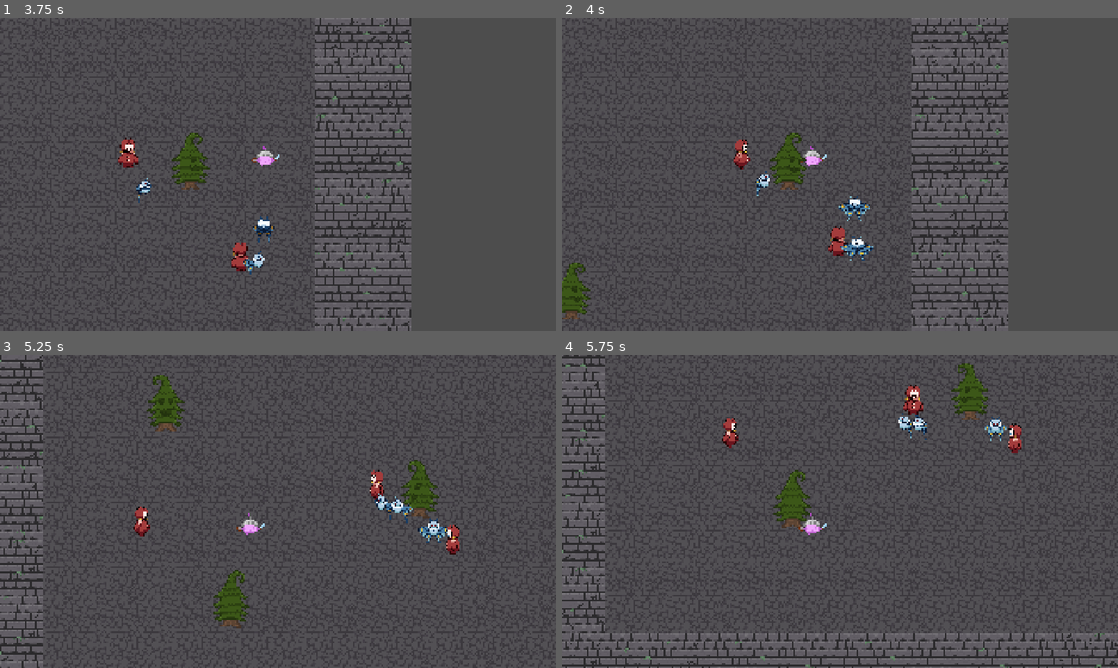
Above: before the commit, frames 1-4 (two rows, left to right).
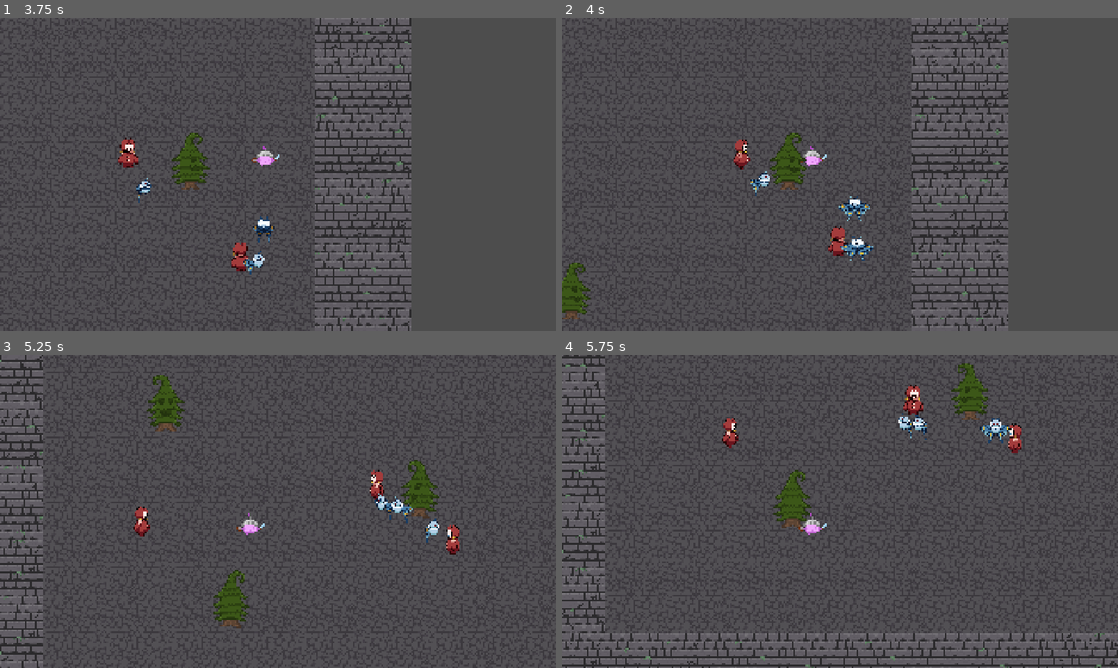
Above: after the commit, the same moments.

Repository: Mystievous/2025-mini-level-1
Game: Godot game, scene res://dev_workspaces/artemis/enemies/enemy_test_scene.tscn
Same seed, same stepped clock (60 frames per second), same inputs: the game is played once before the commit and once after it. The project has no main scene, so this scene is started directly.
Inputs:
- Up to frame 1 (3.75 s): tap Enter (ui_accept) at 0.5, 0.77, 1.52, 3.02 s; hold Right (ui_right) 0.53-1.28 s; hold Down (ui_down) 1.28-2.03 s; hold Right (ui_right) 2.03-2.78 s; hold Up (ui_up) 2.78-3.53 s; hold Left (ui_left) from 3.53 s (still down)
- Up to frame 2 (4 s): keep holding Left (ui_left); tap Enter (ui_accept) at 3.77 s
- Up to frame 3 (5.25 s): tap Enter (ui_accept) at 4.52 s; release Left (ui_left) at 5.03 s; hold Down (ui_down) from 5.03 s (still down)
- Up to frame 4 (5.75 s): keep holding Down (ui_down)

Frame 1 is identical in both runs. In frame 2, 0.1% of the frame differs, in the area x 33-38%, y 48-57%; in frame 3, 0.1%; in frame 4, 0.2%, in the area x 75-81%, y 19-29%.

Commit message:
small tweaks

Diff:
--- a/characters/enemies/jester/jester.tscn
+++ b/characters/enemies/jester/jester.tscn
@@ -42,6 +42,7 @@
 speed_scale = 1.5
 
 [node name="EnemyBehavior" parent="." node_paths=PackedStringArray("player_detection_area") instance=ExtResource("3_kyeje")]
+radius = 30.0
 player_detection_area = NodePath("../DetectionArea")
 speed_multiplier = 0.6
 
--- a/characters/enemies/moth/moth.tscn
+++ b/characters/enemies/moth/moth.tscn
@@ -38,6 +38,7 @@
 animation = &"walk_down"
 
 [node name="EnemyBehavior" parent="." node_paths=PackedStringArray("player_detection_area") instance=ExtResource("3_ek5n7")]
+radius = 20.0
 avoidance_layers = 4
 avoidance_mask = 4
 player_detection_area = NodePath("../DetectionArea")
--- a/components/animation_handler.gd
+++ b/components/animation_handler.gd
@@ -25,8 +25,6 @@
 
 func _check_animation() -> void:
 	var move_angle := parent.velocity.angle()
-
-	print("Move Angle: ", move_angle)
 
 	if parent.velocity.is_zero_approx():
 		if pause_when_idle:
